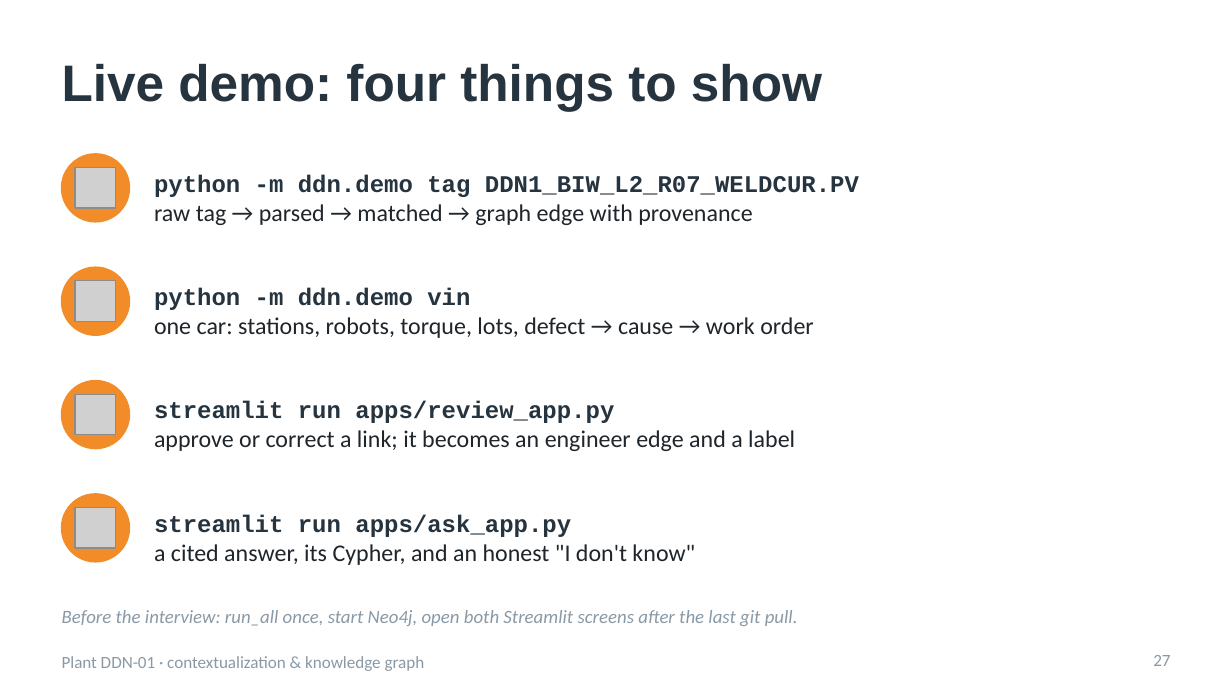
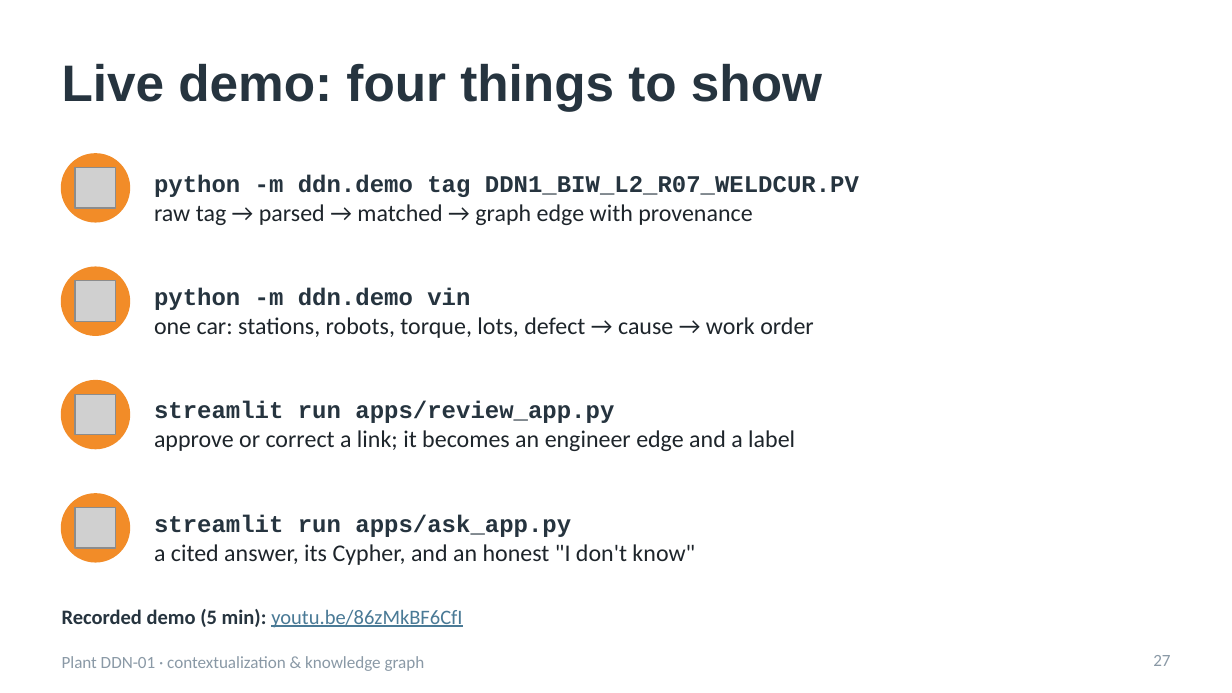
Before and after one commit to akashnegetive/Industrial-AI-Automobile-Manufacturing-Plant, a slide deck: slide 27 of slides/DDN01_interview.pptx. Drawn at 1232x693 pixels with LibreOffice and Linux fonts; fonts in the diff are those of the drawing; grey boxes stand for pictures. Boxes give left, top, right and bottom in pixels: in the first picture for what was removed or moved away, otherwise in the second. Text is boxed around its words. In the diff, an @@ line names an element or a change of style, - is before the commit and + after.

Commit message:
Slides: demo video link on the live-demo and closing slides

```diff
--- a/slides/DDN01_interview.pptx
+++ b/slides/DDN01_interview.pptx
@@ text at [62,609,462,628]: text changed; size 11 to 12 pt; text colour #8A99A6 to #4A7A96; italic off @@
-Before the interview: run_all once, start Neo4j, open both Streamlit screens after the last git pull.
+Recorded demo (5 min): youtu.be/86zMkBF6CfI
```
Also in this commit, not shown: 1 other slide changed, 1 other file.
